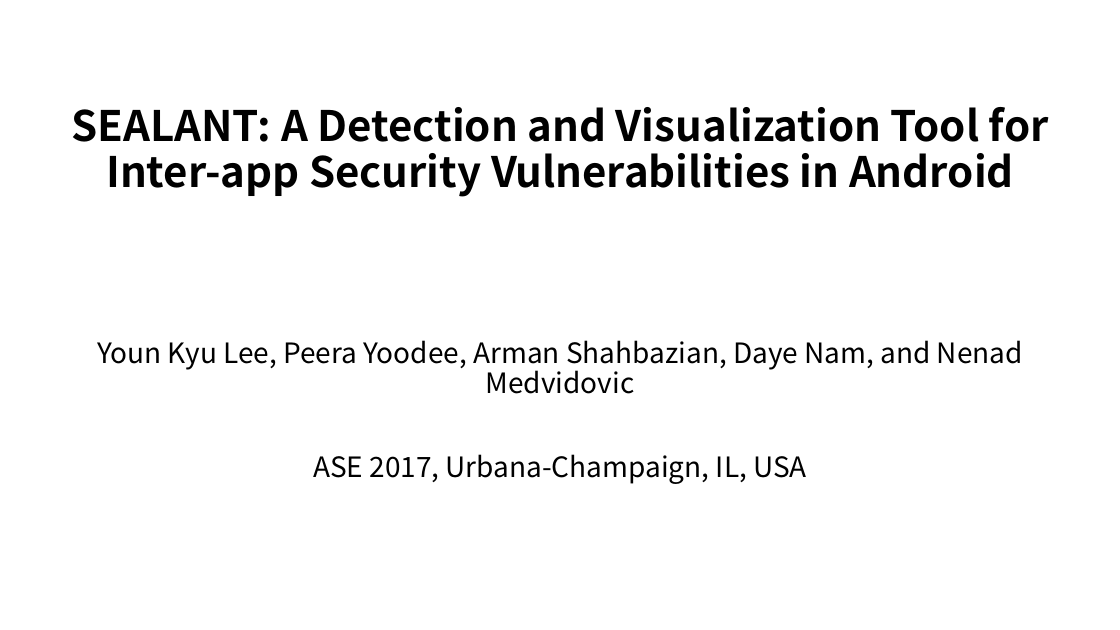
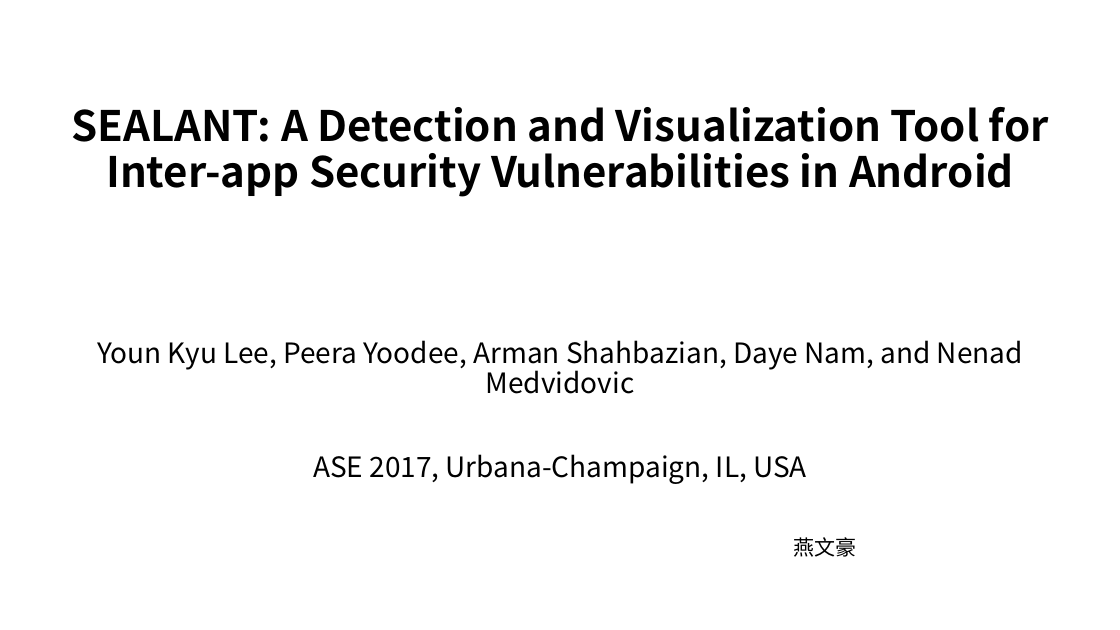
Before and after one commit to wh7yan/-, a slide deck: slide 1 of 论文研读/SEALANT.pptx. Drawn at 1120x630 pixels with LibreOffice and Linux fonts; fonts in the diff are those of the drawing. Boxes give left, top, right and bottom in pixels: in the first picture for what was removed or moved away, otherwise in the second. Text is boxed around its words. In the diff, an @@ line names an element or a change of style, - is before the commit and + after.

```diff
--- a/论文研读/SEALANT.pptx
+++ b/论文研读/SEALANT.pptx
@@ text added at [793, 537, 856, 557], 18 pt, text #000000 @@
+燕文豪
```
Also in this commit, not shown: 6 other slides changed, 1 slide added, 1 slide removed, 2 other files.
